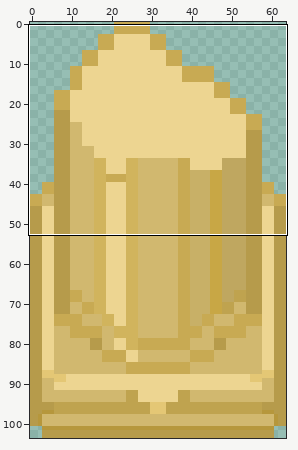
Sprite sheet, stored at graphics/objects/brokenPillar.png. Above, an overview of the earlier version with the close-up marked.
Close-up. Before:
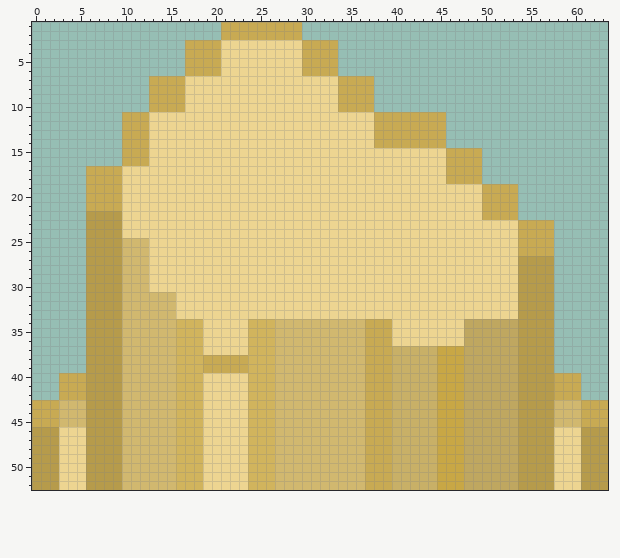
The file is 64x104 pixels. Shown: x 0..63, y 1..52.
After:
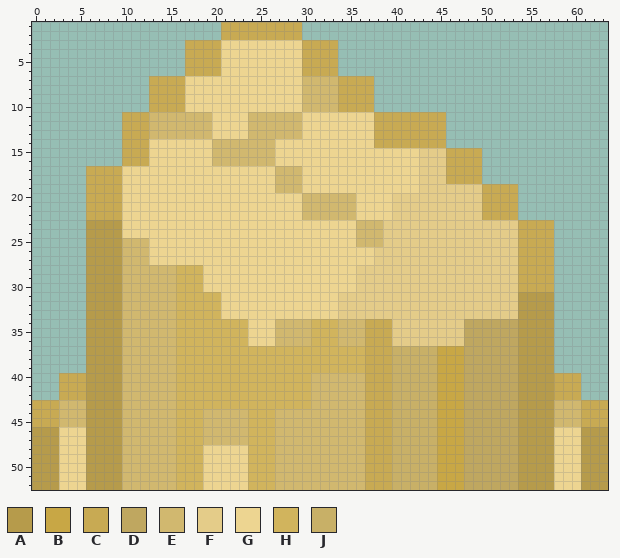
Palette (. is transparent): A #b69b4b  B #c8a745  C #c8aa53  D #bfa760  E #d1b86f  F #e4cc89  G #edd591  H #d1b45d  J #c8b067
The edit:
Colour A gives way to colour C in row 22 at x 6 to 9; in rows 27 to 30 at x 54 to 57.
Colour G gives way to colour E in rows 7 to 10 at x 30 to 33; in rows 11 to 13 at x 13 to 19 and 24 to 29; in rows 14 to 16 at x 20 to 26; in rows 17 to 19 at x 27 to 29; in rows 20 to 22 at x 30 to 35; in rows 23 to 25 at x 36 to 38.
Colour G gives way to colour E in rows 28 to 30 at x 13 to 15; in rows 44 to 47 at x 19 to 23.
Colour G gives way to colour F in rows 15 to 18 at x 43 to 45; in row 19 at x 43 to 49; in rows 20 to 22 at x 40 to 49; in rows 23 to 25 at x 39 to 53; in rows 26 to 27 at x 38 to 53; in rows 28 to 30 at x 36 to 53.
Colour G gives way to colour F in rows 31 to 33 at x 34 to 53; in rows 34 to 36 at x 40 to 47.
Colour H gives way to colour G in rows 34 to 36 at x 24 to 26.
Colour C gives way to colour H in rows 38 to 39 at x 19 to 23.
Colour E gives way to colour H in rows 34 to 36 at x 31 to 33; in rows 37 to 39 at x 27 to 36; in rows 40 to 43 at x 27 to 30.
Colour G gives way to colour H in rows 28 to 30 at x 16 to 18; in rows 31 to 33 at x 16 to 20; in rows 34 to 37 at x 19 to 23; in rows 40 to 43 at x 19 to 23.
Pixel boxes of the changes (left, top, right, bottom) in both close-ups:
changed: (149, 76, 554, 445)
changed: (86, 211, 122, 220)
